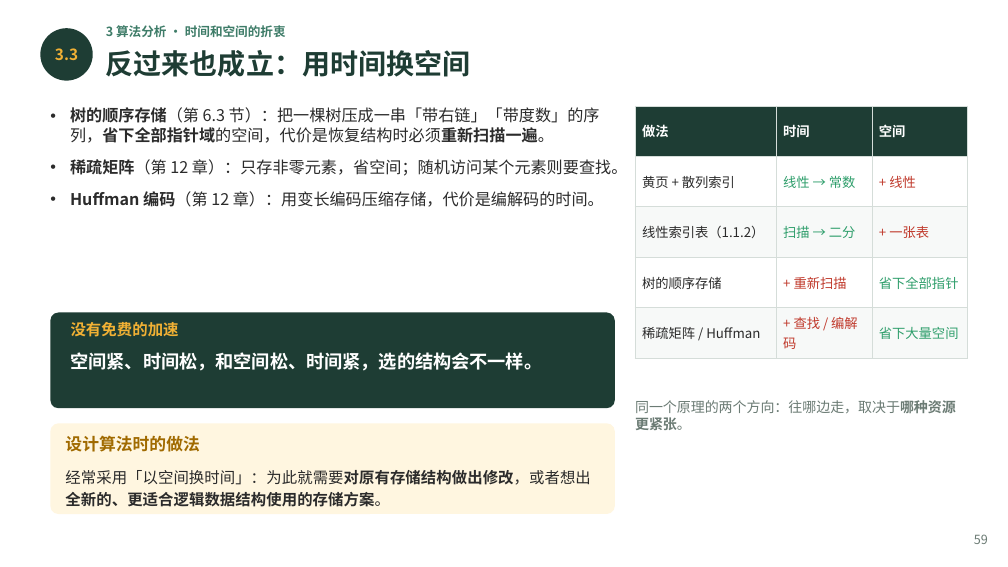
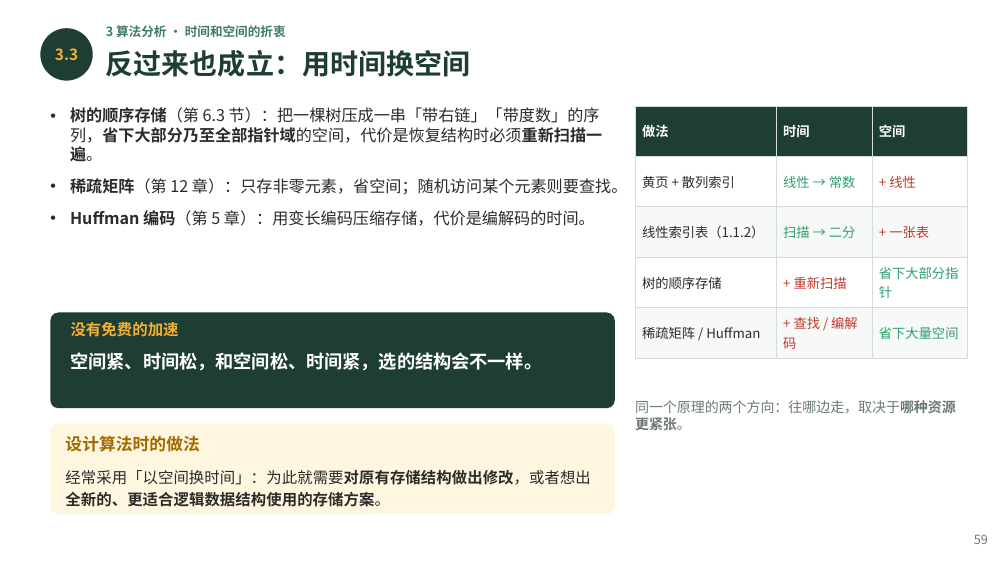
Before and after one commit to GMyhf/2026fall-cs201cq, a slide deck: slide 59 of courseware/202609_DSA_01_ADT_Floyd_Complexity.pptx. Drawn at 1008x567 pixels with LibreOffice and Linux fonts; fonts in the diff are those of the drawing. Boxes give left, top, right and bottom in pixels: in the first picture for what was removed or moved away, otherwise in the second. Text is boxed around its words. In the diff, an @@ line names an element or a change of style, - is before the commit and + after.

```diff
--- a/courseware/202609_DSA_01_ADT_Floyd_Complexity.pptx
+++ b/courseware/202609_DSA_01_ADT_Floyd_Complexity.pptx
@@ text at <box>70,107,602,162</box>: text changed @@
-• 树的顺序存储（第 6.3 节）：把一棵树压成一串「带右链」「带度数」的序列，省下全部指针域的空间，代价是恢复结构时必须重新扫描一遍。
+• 树的顺序存储（第 6.3 节）：把一棵树压成一串「带右链」「带度数」的序列，省下大部分乃至全部指针域的空间，代价是恢复结构时必须重新扫描一遍。
@@ table at <box>635,106,968,353</box> @@
-row 4, column 3: 省下全部指针
+row 4, column 3: 省下大部分指针
@@ text at <box>70,210,595,226</box>: text changed @@
-• Huffman 编码（第 12 章）：用变长编码压缩存储，代价是编解码的时间。
+• Huffman 编码（第 5 章）：用变长编码压缩存储，代价是编解码的时间。
```
Also in this commit, not shown: 15 other slides changed.
